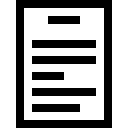
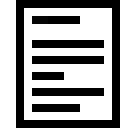
Layer changes from the first (128, 128) image to the second:
renamed "Ebene 1" to "Ebene 2", painted on it over [32, 0, 120, 128]
painted on "Farbfüllung 1" over [32, 8, 112, 120]
